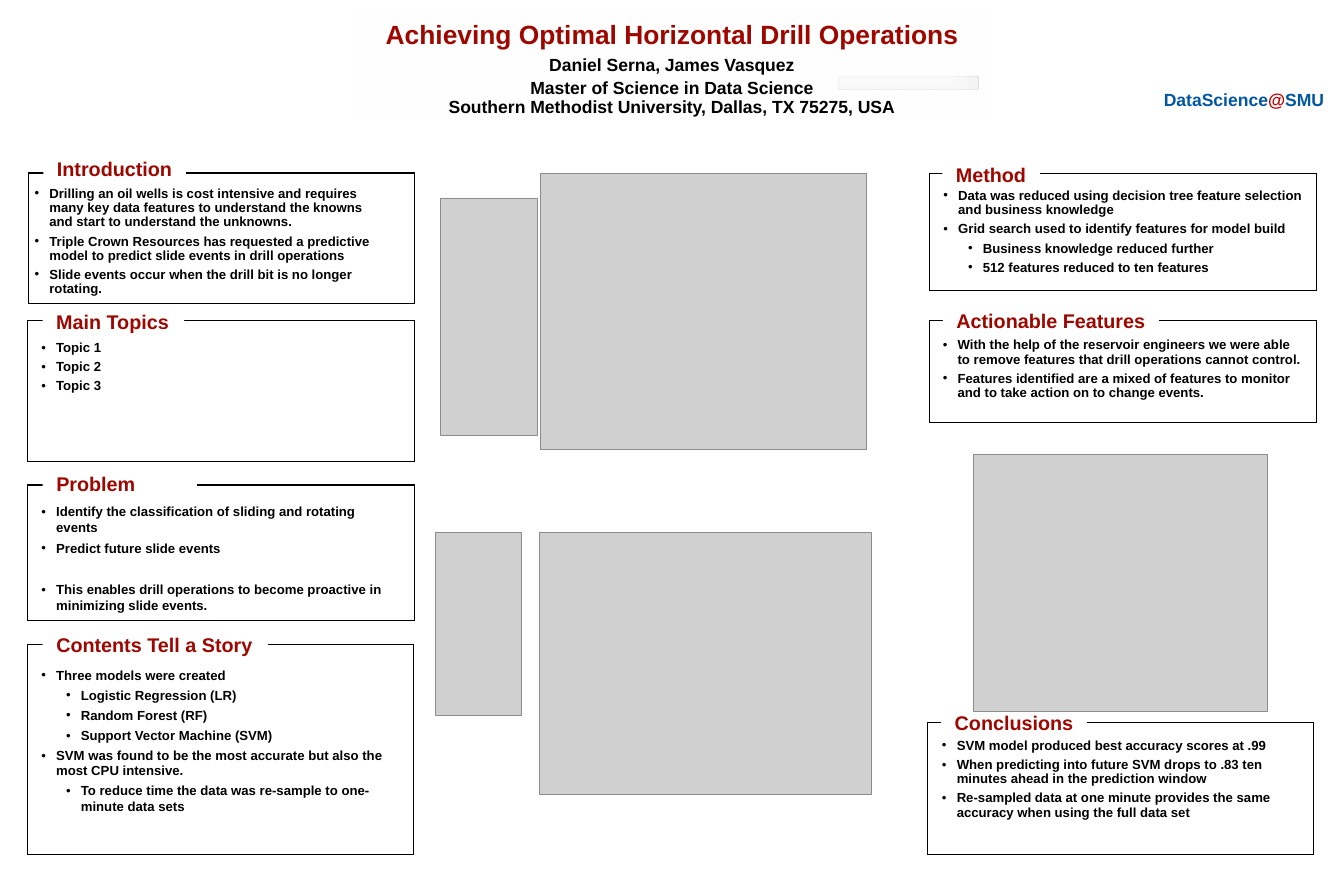
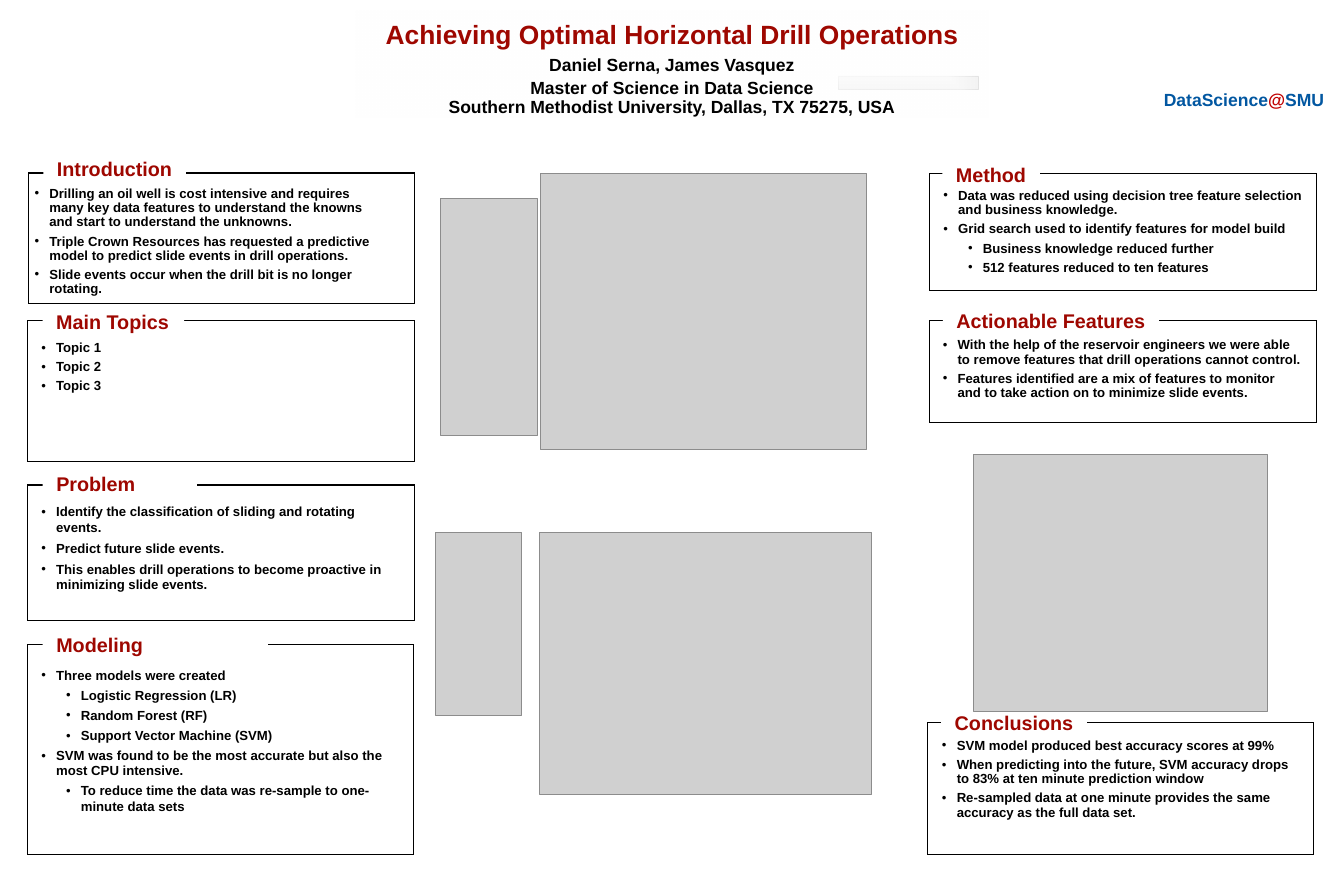
Before and after one commit to jvasquezDC/CapstoneA, a slide deck: slide 1 of PosterSession/Serna_Vasquez_PosterSession.ppt. Drawn at 1344x870 pixels with LibreOffice and Linux fonts; fonts in the diff are those of the drawing; grey boxes stand for pictures; background and template pictures are left out. Boxes give left, top, right and bottom in pixels: in the first picture for what was removed or moved away, otherwise in the second. Text is boxed around its words. In the diff, an @@ line names an element or a change of style, - is before the commit and + after.

Commit message:
Minor grammar updates to poster.

```diff
--- a/PosterSession/Serna_Vasquez_PosterSession.ppt
+++ b/PosterSession/Serna_Vasquez_PosterSession.ppt
@@ text at (x1=49, y1=188, x2=369, y2=263): text changed @@
-• Drilling an oil wells is cost intensive and requires many key data features to understand the knowns and start to understand the unknowns.
-• Triple Crown Resources has requested a predictive model to predict slide events in drill operations
+• Drilling an oil well is cost intensive and requires many key data features to understand the knowns and start to understand the unknowns.
+• Triple Crown Resources has requested a predictive model to predict slide events in drill operations.
@@ text at (x1=958, y1=190, x2=1302, y2=217): text changed @@
-• Data was reduced using decision tree feature selection and business knowledge
+• Data was reduced using decision tree feature selection and business knowledge.
@@ text at (x1=958, y1=373, x2=1275, y2=397): text changed @@
-• Features identified are a mixed of features to monitor and to take action on to change events.
+• Features identified are a mix of features to monitor and to take action on to minimize slide events.
@@ text at (x1=56, y1=506, x2=355, y2=553): text changed @@
-• Identify the classification of sliding and rotating events
-• Predict future slide events
+• Identify the classification of sliding and rotating events.
+• Predict future slide events.
@@ text at (x1=56, y1=637, x2=143, y2=656): text changed @@
-Contents Tell a Story
+Modeling
@@ text at (x1=957, y1=740, x2=1289, y2=820): text changed @@
-• SVM model produced best accuracy scores at .99
-• When predicting into future SVM drops to .83 ten minutes ahead in the prediction window
-• Re-sampled data at one minute provides the same accuracy when using the full data set
+• SVM model produced best accuracy scores at 99%
+• When predicting into the future, SVM accuracy drops to 83% at ten minute prediction window
+• Re-sampled data at one minute provides the same accuracy as the full data set.
```
